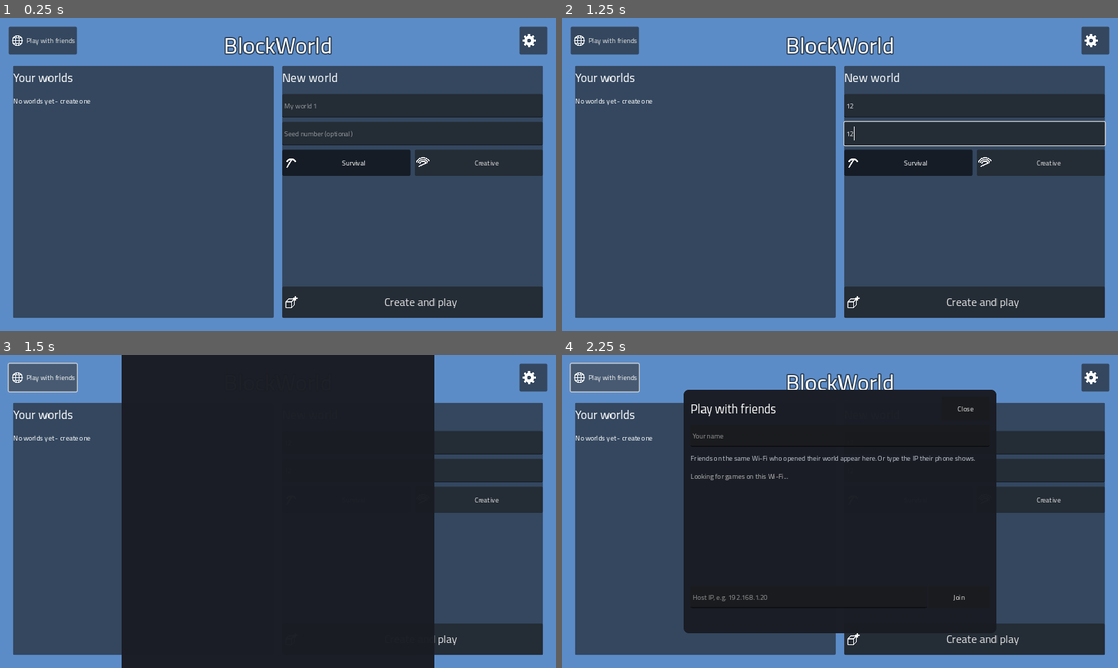
Above: before the commit, frames 1-4 (two rows, left to right).
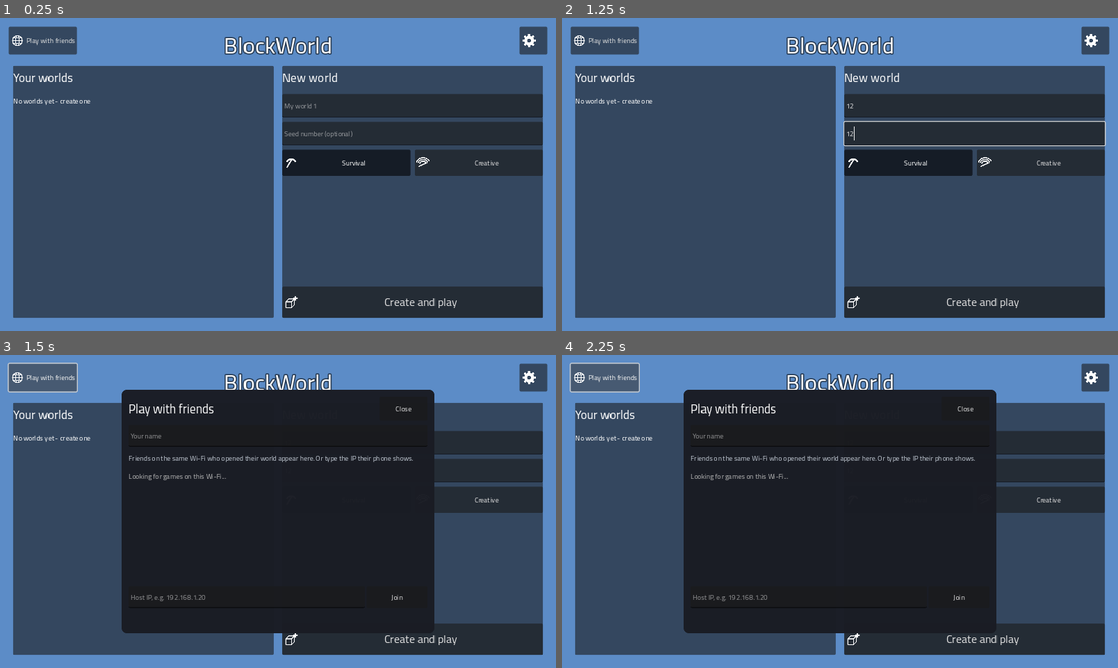
Above: after the commit, the same moments.

Repository: hishamnasrallah/Minecraft
Game: Godot game, scene res://scenes/menu.tscn
Same seed, same stepped clock (60 frames per second), same inputs: the game is played once before the commit and once after it.
Inputs (mouse positions are in pixels of both pictures, inside the frame that each line leads up to):
- Up to frame 1 (0.25 s): no input
- Up to frame 2 (1.25 s): click (973, 105) at 0.52 s; type "12" at 0.6 s; click (973, 133) at 0.75 s; type "12" at 0.83 s
- Up to frame 3 (1.5 s): click "Play with friends" at 1.25 s
- Up to frame 4 (2.25 s): click "Play with friends" at 2 s

Frames 1-2 are identical in both runs. In frame 3, 12% of the frame differs, in the area x 21-79%, y 0-100%; in frame 4, nothing differs.

Commit message:
Play-test round at phone and tablet sizes: fixes found by playing
- Join-friends panel was empty: its wrapping hint had no width, so every
  word took a line and the panel grew to 3186 px with its content off
  screen (same latent bug in the chat player list).
- Build tools moved below the mini map and the mode lines (3 columns).
- Settings switches drawn clearly: green with the knob right = on, grey
  with the knob left = off (an unchecked box was invisible on dark panels).
- Creative saved-hotbars on their own row, numbers in order.
- Respawning clears night creatures near the spawn point.
- Test touches use window coordinates (the self test now passes at
  2400x1080 and 1920x1200); new scripted survival session (night creature,
  death and respawn, eating, fall damage, swimming, tool wear, chest,
  save/load).

Co-Authored-By: Claude Opus 5.5 <noreply@anthropic.com>
Claude-Session: https://claude.ai/code/session_016rzuTQKFoJD2sscWN2nTLT

Diff:
--- a/godot/scripts/boot.gd
+++ b/godot/scripts/boot.gd
@@ -8,7 +8,7 @@
 const OK_AFTER := 15.0
 ## Bump with every release: a new version starts without the safe mode a crash of the old
 ## version switched on (the fix is probably in the new one).
-const BUILD := "2026-11-20i"
+const BUILD := "2026-11-20j"
 
 var crashed_last_time := false
 var last_stage := ""            # where the previous run stopped (shown if it crashed)
--- a/godot/scripts/build_panel.gd
+++ b/godot/scripts/build_panel.gd
@@ -19,8 +19,8 @@
 	set_anchors_preset(Control.PRESET_FULL_RECT)
 	mouse_filter = Control.MOUSE_FILTER_IGNORE
 	var column := GridContainer.new()
-	column.columns = 2
-	column.position = Vector2(12, 130)
+	column.columns = 3
+	column.position = Vector2(12, 276)      # under the mini map and the mode / selection lines
 	column.add_theme_constant_override("h_separation", 6)
 	column.add_theme_constant_override("v_separation", 6)
 	add_child(column)
@@ -31,7 +31,7 @@
 		b.expand_icon = true
 		b.add_theme_constant_override("icon_max_width", 26)
 		b.alignment = HORIZONTAL_ALIGNMENT_LEFT
-		b.custom_minimum_size = Vector2(132, 50)
+		b.custom_minimum_size = Vector2(126, 48)
 		b.focus_mode = Control.FOCUS_NONE
 		b.modulate = Color(1, 1, 1, 0.88)
 		b.pressed.connect(func(): action.emit(t))
--- a/godot/scripts/chat_box.gd
+++ b/godot/scripts/chat_box.gd
@@ -23,6 +23,7 @@
 	_players = Label.new()
 	_players.add_theme_color_override("font_color", Color(0.6, 0.85, 1.0))
 	_players.autowrap_mode = TextServer.AUTOWRAP_WORD_SMART
+	_players.custom_minimum_size.x = 400
 	box.add_child(_players)
 	var row := HBoxContainer.new()
 	row.add_theme_constant_override("separation", 8)
--- a/godot/scripts/inventory_screen.gd
+++ b/godot/scripts/inventory_screen.gd
@@ -64,7 +64,7 @@
 var _info_name: Label
 var _info_text: Label
 var _info_actions: HBoxContainer
-var _creative_tools: HFlowContainer
+var _creative_tools: VBoxContainer
 var _hotbar_buttons := []
 var _save_toggle: Button
 var _craftable_button: Button
@@ -234,31 +234,38 @@
 	_info_actions.add_child(trash)
 
 	# creative extras: time of day, saved hotbars
-	_creative_tools = HFlowContainer.new()
-	_creative_tools.add_theme_constant_override("h_separation", 4)
-	_creative_tools.add_theme_constant_override("v_separation", 4)
+	_creative_tools = VBoxContainer.new()
+	_creative_tools.add_theme_constant_override("separation", 6)
 	right.add_child(_creative_tools)
+	var tools_row := HFlowContainer.new()             # time of day, weather, freeze, clear
+	tools_row.add_theme_constant_override("h_separation", 4)
+	tools_row.add_theme_constant_override("v_separation", 4)
+	_creative_tools.add_child(tools_row)
+	var bars_row := HBoxContainer.new()               # saved hotbars 1-9, always in order
+	bars_row.add_theme_constant_override("separation", 4)
+	bars_row.layout_direction = Control.LAYOUT_DIRECTION_LTR
+	_creative_tools.add_child(bars_row)
 	for t in [["sunrise", 0.0], ["noon", 0.25], ["sunset", 0.5], ["midnight", 0.75]]:
 		var tb := _button("", func(): time_pressed.emit(t[1]), 48, t[0])
 		tb.tooltip_text = I18n.t(t[0])
-		_creative_tools.add_child(tb)
+		tools_row.add_child(tb)
 	for w in ["clear", "rain"]:
-		_creative_tools.add_child(_button(I18n.t("weather_" + w), func(): weather_pressed.emit(w), 0))
+		tools_row.add_child(_button(I18n.t("weather_" + w), func(): weather_pressed.emit(w), 0))
 	var fz := _button("", func(): freeze_pressed.emit(), 48, "freeze")
 	fz.tooltip_text = I18n.t("freeze")
-	_creative_tools.add_child(fz)
-	_creative_tools.add_child(_button(I18n.t("clear_inventory"), func(): inv.slots.fill(null); picked = null; refresh(), 0, "clear_inventory"))
+	tools_row.add_child(fz)
+	tools_row.add_child(_button(I18n.t("clear_inventory"), func(): inv.slots.fill(null); picked = null; refresh(), 0, "clear_inventory"))
 	var hb_label := Label.new()
 	hb_label.text = I18n.t("hotbars")
-	_creative_tools.add_child(hb_label)
+	bars_row.add_child(hb_label)
 	for n in 9:
 		var b := _button(str(n + 1), func(): _hotbar_button(n), 44)
-		_creative_tools.add_child(b)
+		bars_row.add_child(b)
 		_hotbar_buttons.append(b)
 	_save_toggle = _button("", func(): save_hotbar_mode = not save_hotbar_mode; refresh(), 48, "save_hotbar")
 	_save_toggle.toggle_mode = true
 	_save_toggle.tooltip_text = I18n.t("save_hotbar")
-	_creative_tools.add_child(_save_toggle)
+	bars_row.add_child(_save_toggle)
 
 	get_viewport().size_changed.connect(_layout)
 	_layout()
--- a/godot/scripts/main.gd
+++ b/godot/scripts/main.gd
@@ -1770,6 +1770,10 @@
 
 func respawn() -> void:
 	health.respawn()
+	# no night creature waiting at the spawn point to hit you again straight away
+	for a in wildlife.animals:
+		if a.hostile and a.pos.distance_to(spawn_point) < 16.0:
+			a.dead = true
 	hud.death.visible = false
 	player.position = spawn_point
 	player.velocity = Vector3.ZERO
@@ -1842,7 +1846,7 @@
 			spawned = true
 			Boot.stage("playing")
 			var args := Array(OS.get_cmdline_user_args())
-			var testing := args.any(func(a): return a.begins_with("--shot") or a in ["--selftest", "--gloomtest", "--menutest", "--machines", "--bosstest", "--portaltest", "--walkplace", "--playtest"])
+			var testing := args.any(func(a): return a.begins_with("--shot") or a in ["--selftest", "--gloomtest", "--menutest", "--machines", "--bosstest", "--portaltest", "--walkplace", "--playtest", "--survivaltest"])
 			if "--tutorial" in args or (not testing and not I18n.settings.get("tutorial_done", false)):
 				start_tutorial()
 			player.set_physics_process(not screen.visible and not health.dead)
@@ -2009,6 +2013,66 @@
 				world.chunks.size(), chunks.sections.size(), Performance.get_monitor(Performance.MEMORY_STATIC) / 1048576.0])
 			print("PLAYTEST per system (ms): ", _perf_ms)
 			get_tree().quit()
+	if "--survivaltest" in OS.get_cmdline_user_args() and spawned:
+		_st_frame += 1                                  # testing: a survival session, step by step
+		var f0 := floori(player.position.x + 0.5)
+		match _st_frame:
+			10:   # a night creature right next to us
+				world.time_of_day = 0.75
+				var g := Wildlife.Animal.new("gloom", player.position + Vector3(2, 0.5, 0))
+				wildlife.animals.append(g)
+				_st["h0"] = health.health
+			130:
+				print("SURVIVAL gloom hurt us: ", health.health < _st["h0"], " (", _st["h0"], " -> ", health.health, ")")
+				world.time_of_day = 0.25
+				_take_damage(100)
+			140:
+				print("SURVIVAL dead and death screen shown: ", health.dead and hud.death.visible)
+				respawn()
+			150:
+				print("SURVIVAL respawned with full health: ", not health.dead and health.health == int(health.K["MAX_HEALTH"]), " (health ", health.health, ", glooms near ", wildlife.animals.filter(func(a): return a.kind == "gloom").size(), ")")
+				health.hunger = 5
+				inv.slots[selected] = [105, 3]          # apples
+				place_block()
+				print("SURVIVAL ate an apple: hunger 5 -> ", health.hunger, ", apples left ", inv.item_at(selected) == 105 and inv.slots[selected][1] == 2)
+			160:  # fall from 20 blocks
+				_st["h1"] = health.health
+				player.position.y += 20
+			260:
+				print("SURVIVAL fall damage: ", _st["h1"], " -> ", health.health)
+				# water: a pool around us
+				var b := Vector3i(f0, floori(player.position.y + 0.6), floori(player.position.z + 0.5))
+				for dx in range(-2, 3):
+					for dz in range(-2, 3):
+						for dy in range(-3, 1):
+							edit(b + Vector3i(dx, dy, dz), WorldData.WATER, true, false)
+				player.position = Vector3(b) + Vector3(0, -2.4, 0)
+			320:
+				print("SURVIVAL swimming in water: ", player.swimming)
+				# a pickaxe on stone
+				inv.slots[selected] = [201, 1, 60]
+				var st := Vector3i(f0 + 4, floori(player.position.y) + 6, floori(player.position.z + 0.5))
+				for k in 3:
+					edit(st + Vector3i(0, k, 0), 3, true, false)
+					break_at(st + Vector3i(0, k, 0))
+				print("SURVIVAL pickaxe wear after 3 stones: ", inv.slots[selected][2] if inv.slots[selected] != null else "broken")
+				# a chest keeps what you put in
+				var cp := st + Vector3i(2, 0, 0)
+				edit(cp, 48, true, false)
+				open_screen(cp)
+				chest_inv.slots[0] = [22, 17]
+				close_screen()
+				open_screen(cp)
+				print("SURVIVAL chest kept its items: ", chest_inv.slots[0] == [22, 17])
+				close_screen()
+				_st["cp"] = cp
+			330:
+				save_game()
+				var again := WorldData.load_from(SAVE_PATH)
+				var c: Vector3i = _st["cp"]
+				print("SURVIVAL saved and loaded: chest ", again.containers.get(c, [null])[0] == [22, 17] or str(again.containers.get(c, [null])[0]) == str([22, 17]),
+					", position ", again.player_data["position"][1] > 0, ", edits ", again.changes.size() == world.changes.size())
+				get_tree().quit()
 	if "--walkplace" in OS.get_cmdline_user_args() and spawned:
 		_st_frame += 1                                  # testing: walk with the stick, tap to place
 		var vs := get_viewport().get_visible_rect().size
@@ -2195,7 +2259,7 @@
 func _touch(index: int, pos: Vector2, pressed: bool) -> void:
 	var e := InputEventScreenTouch.new()
 	e.index = index
-	e.position = pos
+	e.position = get_viewport().get_final_transform() * pos    # like a real screen: window pixels
 	e.pressed = pressed
 	Input.parse_input_event(e)
 
@@ -2203,8 +2267,9 @@
 func _drag(index: int, pos: Vector2, rel: Vector2) -> void:
 	var e := InputEventScreenDrag.new()
 	e.index = index
-	e.position = pos
-	e.relative = rel
+	var xf := get_viewport().get_final_transform()
+	e.position = xf * pos
+	e.relative = xf.basis_xform(rel)
 	Input.parse_input_event(e)
 
 
--- a/godot/scripts/menu.gd
+++ b/godot/scripts/menu.gd
@@ -53,7 +53,12 @@
 			_join_ip.text = a.substr(7)
 			_do_join()
 		if a.begins_with("--menushot="):           # testing: screenshot the menu, optionally create a world
+			if "--joinshot" in args:
+				_open_join()
 			await get_tree().create_timer(0.5).timeout
+			if "--joinshot" in args:
+				var b: Control = _join.get_child(0)
+				print("JOIN panel ", _join.position, _join.size, " box ", b.position, b.size, " visible ", b.visible, " kids ", b.get_child_count(), " minsize ", _join.get_combined_minimum_size())
 			get_viewport().get_texture().get_image().save_png(a.substr(11))
 			print("menu worlds: ", Session.list_worlds().map(func(w): return [w["id"], w.get("name"), w.get("mode")]))
 			if "--create" in args:
@@ -287,6 +292,7 @@
 	var hint := Label.new()
 	hint.text = I18n.t("join_hint")
 	hint.autowrap_mode = TextServer.AUTOWRAP_WORD_SMART
+	hint.custom_minimum_size.x = 600                 # wrapping text needs a width, or it grows tall
 	hint.add_theme_color_override("font_color", Color(0.75, 0.78, 0.82))
 	box.add_child(hint)
 	var scroll := ScrollContainer.new()
--- a/godot/scripts/settings_screen.gd
+++ b/godot/scripts/settings_screen.gd
@@ -106,37 +106,37 @@
 	name_edit.text_changed.connect(func(t): I18n.settings["player_name"] = t.strip_edges())
 	name_row.add_child(name_edit)
 
-	var monsters := CheckBox.new()
+	var monsters := CheckButton.new()
 	monsters.text = I18n.t("monsters")
 	monsters.button_pressed = bool(I18n.settings.get("monsters", true))
 	monsters.toggled.connect(func(on): I18n.settings["monsters"] = on)
 	box.add_child(monsters)
 
-	var buttons := CheckBox.new()
+	var buttons := CheckButton.new()
 	buttons.text = I18n.t("touch_buttons")
 	buttons.button_pressed = bool(I18n.settings.get("touch_buttons", false))
 	buttons.toggled.connect(func(on): I18n.settings["touch_buttons"] = on; touch_buttons_changed.emit(on))
 	box.add_child(buttons)
 
-	var vib := CheckBox.new()
+	var vib := CheckButton.new()
 	vib.text = I18n.t("vibrate")
 	vib.button_pressed = bool(I18n.settings.get("vibrate", true))
 	vib.toggled.connect(func(on): I18n.settings["vibrate"] = on)
 	box.add_child(vib)
 
-	var map := CheckBox.new()
+	var map := CheckButton.new()
 	map.text = I18n.t("show_map")
 	map.button_pressed = bool(I18n.settings.get("show_map", true))
 	map.toggled.connect(func(on): I18n.settings["show_map"] = on)
 	box.add_child(map)
 
-	var fps := CheckBox.new()
+	var fps := CheckButton.new()
 	fps.text = I18n.t("show_fps")
 	fps.button_pressed = bool(I18n.settings["show_fps"])
 	fps.toggled.connect(func(on): I18n.settings["show_fps"] = on)
 	box.add_child(fps)
 
-	var safe := CheckBox.new()
+	var safe := CheckButton.new()
 	safe.text = I18n.t("safe_mode")
 	safe.button_pressed = Boot.safe_mode
 	safe.toggled.connect(func(on): Boot.set_safe_mode(on))
@@ -180,9 +180,47 @@
 	done.pressed.connect(func(): I18n.save_settings(); closed.emit())
 	box.add_child(done)
 	_update_labels()
+	for c in box.get_children():
+		if c is CheckButton:
+			SettingsScreen.style_switch(c)
 	_build_log_panel()
 	get_viewport().size_changed.connect(_layout)
 	_layout()
+
+
+static var _switch_on: Texture2D
+static var _switch_off: Texture2D
+
+
+## A clear switch: green with the knob on the right = on, grey with the knob on the left = off.
+static func _switch_texture(on: bool) -> Texture2D:
+	var w := 60
+	var h := 32
+	var img := Image.create(w, h, false, Image.FORMAT_RGBA8)
+	var track := Color(0.25, 0.75, 0.4) if on else Color(0.42, 0.44, 0.5)
+	var r := h / 2.0
+	var knob_x := w - r if on else r
+	for x in w:
+		for y in h:
+			var cx := clampf(x + 0.5, r, w - r)
+			var d := Vector2(x + 0.5 - cx, y + 0.5 - r).length()
+			if d <= r:
+				img.set_pixel(x, y, track)
+			var dk := Vector2(x + 0.5 - knob_x, y + 0.5 - r).length()
+			if dk <= r - 3:
+				img.set_pixel(x, y, Color.WHITE)
+	return ImageTexture.create_from_image(img)
+
+
+static func style_switch(b: CheckButton) -> void:
+	if _switch_on == null:
+		_switch_on = _switch_texture(true)
+		_switch_off = _switch_texture(false)
+	for name in ["checked", "checked_mirrored"]:
+		b.add_theme_icon_override(name, _switch_on)
+	for name in ["unchecked", "unchecked_mirrored"]:
+		b.add_theme_icon_override(name, _switch_off)
+	b.custom_minimum_size.y = 46
 
 
 func _style() -> StyleBoxFlat:
